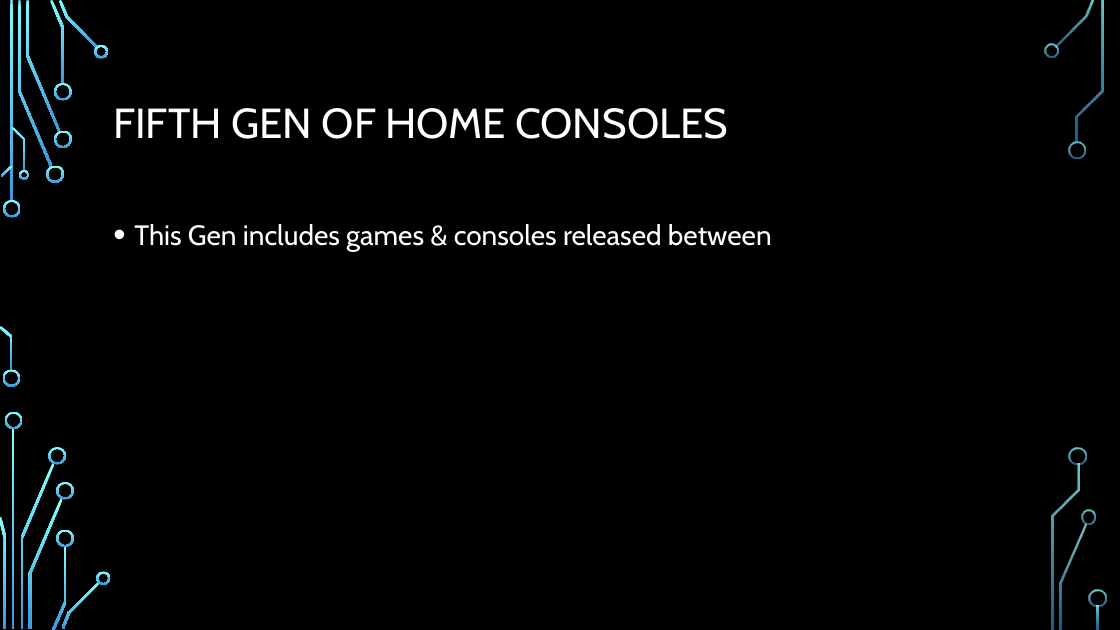
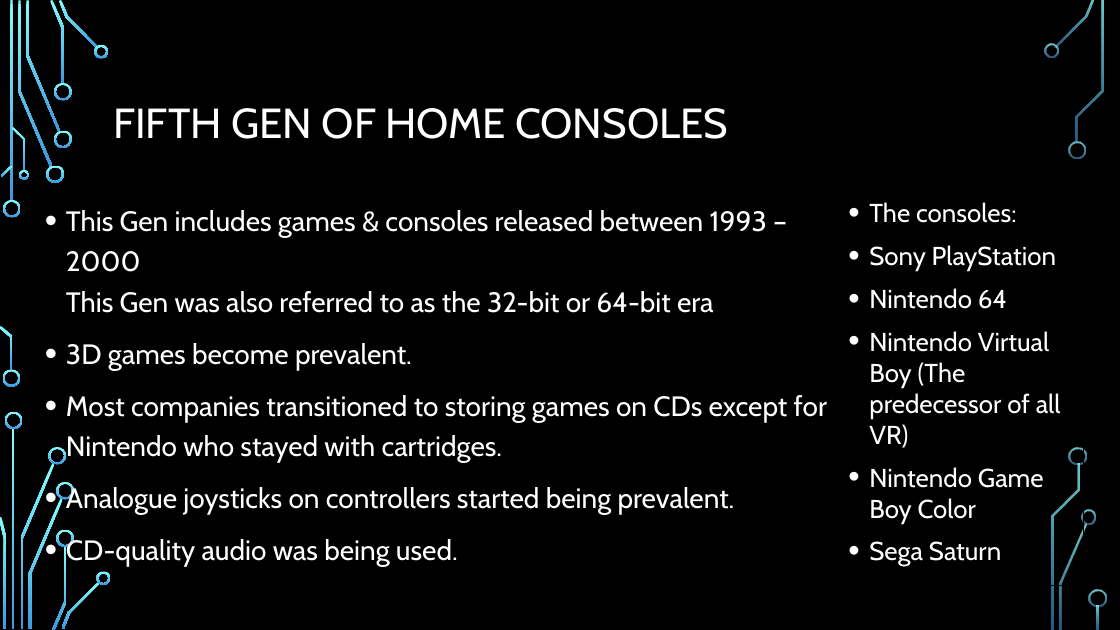
Before and after one commit to Stampard0/Assessments, a slide deck: slide 14 of Informational Technology (Game Design)/Part 1 Redo/Cluster - Introduction to Game Design/AT04/AT04 Video Game History By Richard Pountney.pptx (slide 12 before the commit). Drawn at 1120x630 pixels with LibreOffice and Linux fonts; fonts in the diff are those of the drawing; background and template pictures are left out. Boxes give left, top, right and bottom in pixels: in the first picture for what was removed or moved away, otherwise in the second. Text is boxed around its words. In the diff, an @@ line names an element or a change of style, - is before the commit and + after.

```diff
--- a/Informational Technology (Game Design)/Part 1 Redo/Cluster - Introduction to Game Design/AT04/AT04 Video Game History By Richard Pountney.pptx
+++ b/Informational Technology (Game Design)/Part 1 Redo/Cluster - Introduction to Game Design/AT04/AT04 Video Game History By Richard Pountney.pptx
@@ rectangle added at (840, 192, 1083, 585), outline #000000 0.75 pt, 22.2 pt, text #FFFFFF @@
+• The consoles:
+• Sony PlayStation
+• Nintendo 64
+• Nintendo Virtual Boy (The predecessor of all VR)
+• Nintendo Game Boy Color
+• Sega Saturn
@@ text at (66, 210, 827, 566): text changed @@
-• This Gen includes games & consoles released between
+• This Gen includes games & consoles released between 1993 – 2000
+  This Gen was also referred to as the 32-bit or 64-bit era
+• 3D games become prevalent.
+• Most companies transitioned to storing games on CDs except for Nintendo who stayed with cartridges.
+• Analogue joysticks on controllers started being prevalent.
+• CD-quality audio was being used.
```
Also in this commit, not shown: 5 other slides changed, 5 slides added, 2 slides removed.
